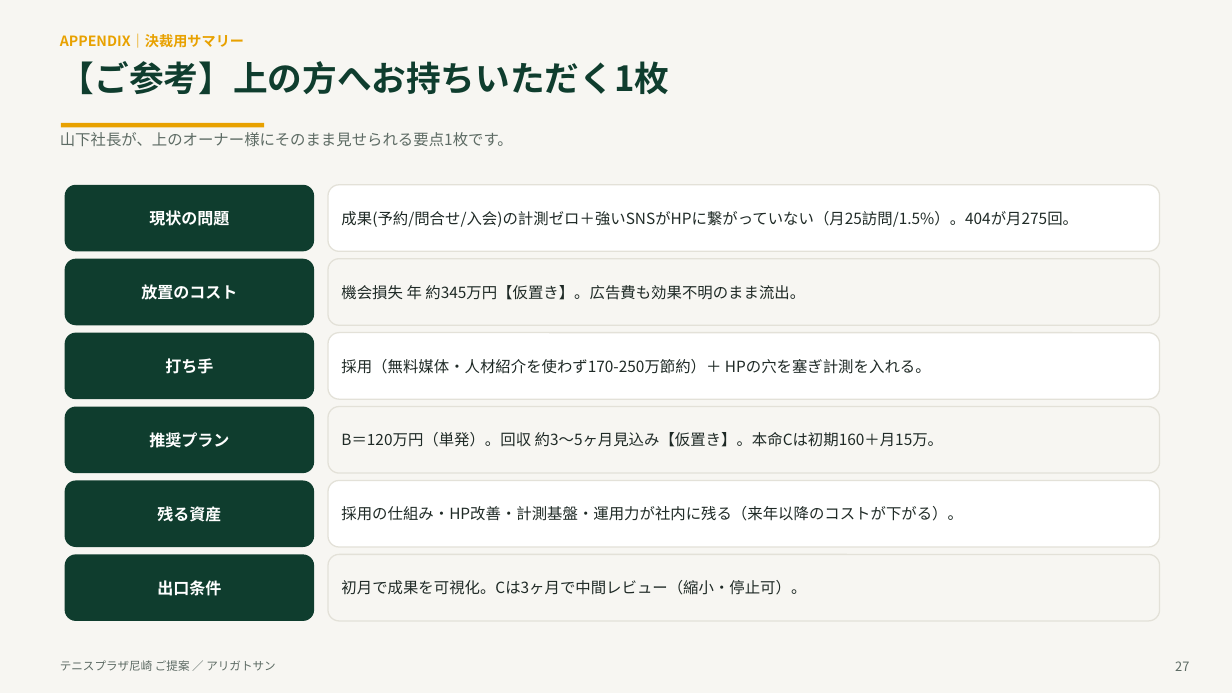
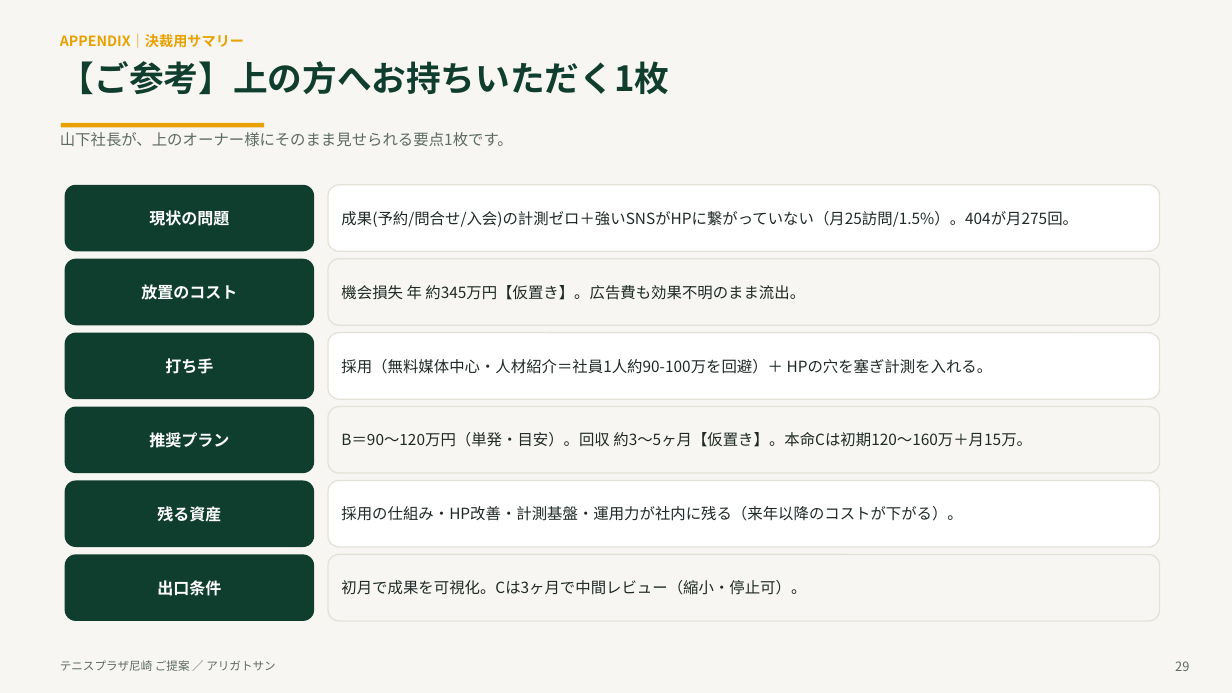
Before and after one commit to arigatosun/tennis-plaza-amagasaki, a slide deck: slide 30 of docs/00_提案・戦略/tennis_plaza_proposal_deck.pptx (slide 28 before the commit). Drawn at 1232x693 pixels with LibreOffice and Linux fonts; fonts in the diff are those of the drawing. Boxes give left, top, right and bottom in pixels: in the first picture for what was removed or moved away, otherwise in the second. Text is boxed around its words. In the diff, an @@ line names an element or a change of style, - is before the commit and + after.

```diff
--- a/docs/00_提案・戦略/tennis_plaza_proposal_deck.pptx
+++ b/docs/00_提案・戦略/tennis_plaza_proposal_deck.pptx
@@ text in rounded rectangle at bbox=[341, 359, 993, 374]: text changed @@
-採用（無料媒体・人材紹介を使わず170-250万節約）＋ HPの穴を塞ぎ計測を入れる。
+採用（無料媒体中心・人材紹介＝社員1人約90-100万を回避）＋ HPの穴を塞ぎ計測を入れる。
@@ text in rounded rectangle at bbox=[341, 432, 1032, 447]: text changed @@
-B＝120万円（単発）。回収 約3〜5ヶ月見込み【仮置き】。本命Cは初期160＋月15万。
+B＝90〜120万円（単発・目安）。回収 約3〜5ヶ月【仮置き】。本命Cは初期120〜160万＋月15万。
@@ text at bbox=[1175, 661, 1189, 671]: text changed @@
-27
+29
```
Also in this commit, not shown: 17 other slides changed, 2 slides added, 1 other file.
